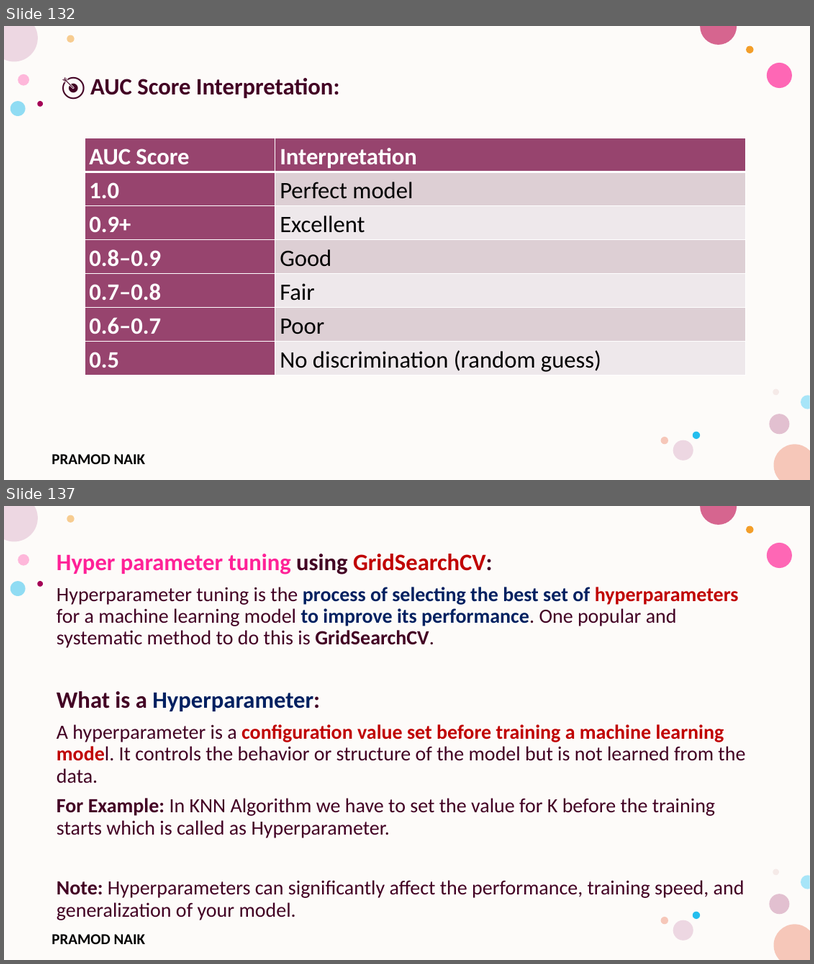
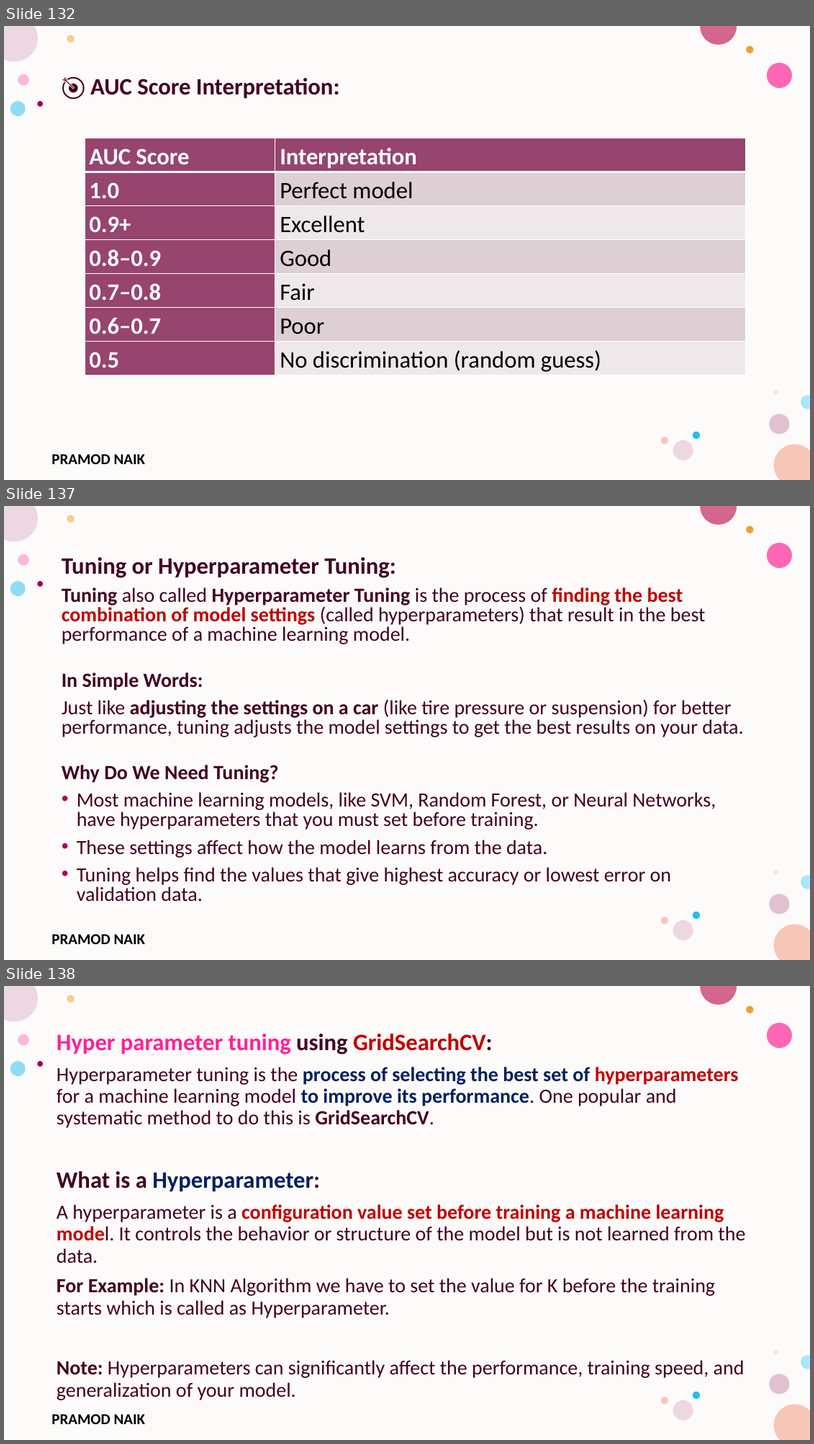
Before and after one commit to PRAMODNAIK-DEV/MCA-2nd-Sem-ML-Data-Analytics-Shridevi-College, a slide deck: Theory Class-Notes/Unit-2 Supervised Learning.pptx. Shown one above the other, each under a label of ours: slides 132 and 137 before the commit, slides 132, 137 and 138 after it; the slides between them are not shown. The pictures are 814x964 and 814x1444 pixels, drawn with LibreOffice and Linux fonts; fonts in the diff are those of the drawing; background and template pictures are left out. Boxes give left, top, right and bottom in pixels: in the first picture for what was removed or moved away, otherwise in the second. Text is boxed around its words. In the diff, an @@ line names an element or a change of style, - is before the commit and + after.

```diff
--- a/Theory Class-Notes/Unit-2 Supervised Learning.pptx
+++ b/Theory Class-Notes/Unit-2 Supervised Learning.pptx
@@ slide 137 added at [4, 506, 810, 960], background #FFFFFF; not listed: 17 template elements that a slide beside it also shows @@
@@ text added at [62, 557, 743, 901], 24 pt, text #420023 @@
+Tuning or Hyperparameter Tuning:
+Tuning also called Hyperparameter Tuning is the process of finding the best combination of model settings (called hyperparameters) that result in the best performance of a machine learning model.
+In Simple Words:
+Just like adjusting the settings on a car (like tire pressure or suspension) for better performance, tuning adjusts the model settings to get the best results on your data.
+Why Do We Need Tuning?
+• Most machine learning models, like SVM, Random Forest, or Neural Networks, have hyperparameters that you must set before training.
+• These settings affect how the model learns from the data.
+• Tuning helps find the values that give highest accuracy or lowest error on validation data.
@@ what was slide 137 is now slide 138 @@
```
Also in this commit, not shown: 1 other file.
